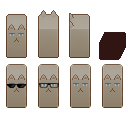
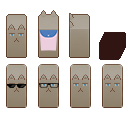
Layered file, before and after one edit (128px x 128px). Changes by layer:
added layer "catPack" above "Glasses" over [39, 30, 58, 51]
